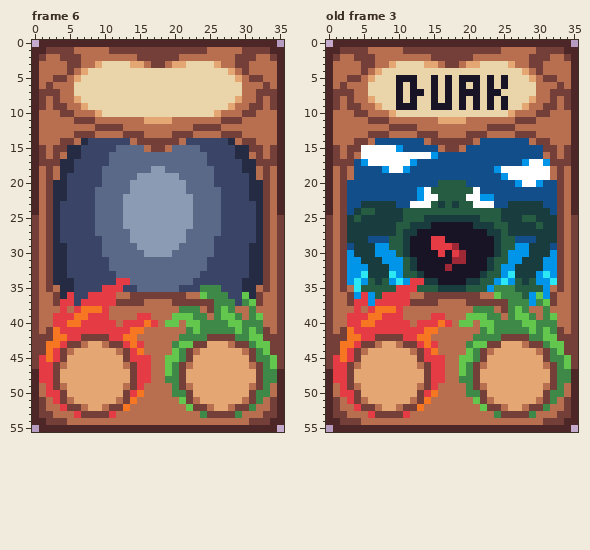
File history of a pixel-art file, assets/Sprites/cards.ase. The first picture shows the starting point.
36x56 pixels, 6 frames. Shown: frame 6, old frame 3. The commit also changed other frames, which this record leaves out.
Once edited:
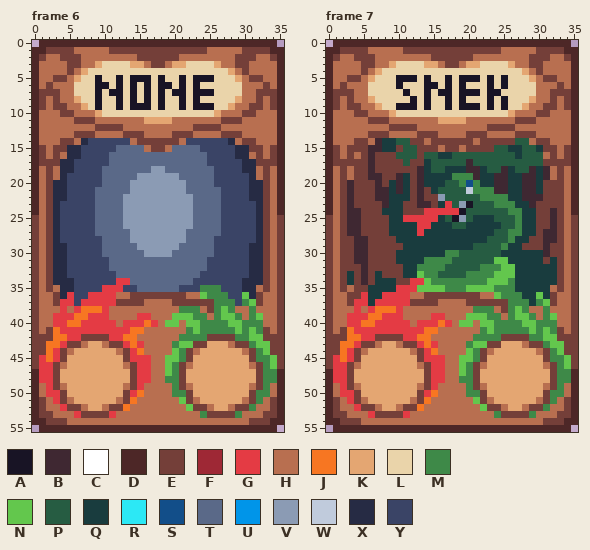
Palette (. is transparent): A #181425  B #3f2832  C #ffffff  D #4d2727  E #743f39  F #9e2835  G #e43b44  H #b86f50  J #f77622  K #e4a672  L #ead4aa  M #3e8948  N #63c74d  P #265c42  Q #193c3e  R #2ce8f5  S #124e89  T #5a6988  U #0095e9  V #8b9bb4  W #c0cbdc  X #262b44  Y #3a4466
A new or re-ordered frame is compared with the old frame closest to it.
The edit:
frames 6 -> 7
--- frame 6, layer "Layer 3"
@@ x 7..27 @@
  4 KLLLLLLLLLLLLLLLLLLLL
- 5 LLLLLLLLLLLLLLLLLLLLL
- 6 LLLLLLLLLLLLLLLLLLLLL
- 7 LLLLLLLLLLLLLLLLLLLLL
- 8 LLLLLLLLLLLLLLLLLLLLL
- 9 KLLLLLLLLLLLLLLLLLLLL
+ 5 LLALLALAAALALLALAAALL
+ 6 LLAALALALALAALALALLLL
+ 7 LLALAALALALALAALAAALL
+ 8 LLALLALALALALLALALLLL
+ 9 KLALLALAAALALLALAAALL
 10 HHKLLLLLLLLLLLLLLLLKH
--- frame 7 is new; against old frame 3, layers "Layer 3", "Layer 2"
@@ x 8..23 @@
  4 LLLLLLLLLLLLLLLL
- 5 LLAAALLALALAAALA
- 6 LLALALLALALALALA
- 7 LLALAALALALAAALA
- 8 LLALALLALALALALA
- 9 LLAAALLAAALALALA
+ 5 LLAAALALLALAAALA
+ 6 LLALLLAALALALLLA
+ 7 LLLALLALAALAAALA
+ 8 LLLLALALLALALLLA
+ 9 LLAAALALLALAAALA
 10 HKLLLLLLLLLLLLLL
@@ x 0..35 @@
 13 DHHHHHEEEHHHHEEEHHHHEEEHHHHEEEHHHHHD
-14 DHHHEEHSSSSSSSHEEEEEEHSSSSSSSHEEHHHD
-15 DEHEECCCCCUSSSSSHEEHSSSSSSSSSSSEEHED
-16 DEHEHCCCCCCCCCCUSSSSSSSSSSSSSSSHEHED
-17 DEEESUCCCCCCUSSSSSSSSSSSSSSSUCCUEEED
-18 DHEHSSSSUCCUSSSSSSSSSSSSUCCCCCCCHEHD
-19 DHEHSSSSSSSSSSSSSSSSSSSSSUCCCCCCHEHD
-20 DHESSSSSSSSSSSSSPPPPSSSSSSSUCCUSSEHD
-21 DHESSSSSSSSSSUCPPPPPPCSSSSSSSSSSSEHD
-22 DHESSSSSSSSSSUCCPPPPCCUUSSSSSSSSSEHD
-23 DHESSQQQQQSSCCCPQPQPPCCCSSQQQQQSSEHD
-24 DHESQPPQQQQPPPPPPPPPPPPPPQQQQQQQSEHD
-25 EHEQPQQQQQQPPPQQQQQQQQPPPQQQPPQQQEHE
-26 EHEQQQQQQQPPQQQAAAAAAQQQPPQQQQPQQEHE
-27 EHEQQQQQQQPQQAAAAAAAAAAQQPQQQQQQQEHE
-28 EHEQQQSSSPPQAAAGGAAAAAAAQPPSSSQQQEHE
-29 EHESQQQUUPPQAAAGGGFAAAAAQPPUUQQQSEHE
-30 EHEUQQQUUUPQAAAAGAGFAAAAQPUUUQQQUEHE
-31 EHEUUQQQUUUPQAAAAAFFAAAQPPUUQQQUUEHE
-32 EHEUUUQQQUUPQAAAAFAAAAAQPUUQQQQUUEHE
-33 EHEUURQQQRUPPQAAAAAAAAQPPURQQQURUEHE
-34 EHEURUPQPURUGGQQAAAAQQPPURUPQPUUREHE
-35 EHEHRPPPPPGGGPPPQQQQPPPUMMMPPPPUHEHE
-36 EHHEUGUPGGGGHHEEEEEEEEHHNMMMPUNUEHHE
-37 EHHEGGUGGGGGEEEEHHHHEEEEEEMMMUMNEHHE
+14 DHHHEEHBQQPPEEHEEEEEEHEEEEEPPHEEHHHD
+15 DEHEEEBBQQEPPEEEHEEHEEEEPPQQPPQEEHED
+16 DEHEHEBEEEPPPEPPQQPPPPPPPPPQPPPHEHED
+17 DEEEEEBEEEEPEEQPPPPPBPPPPPPPPPPEEEED
+18 DHEHEEBEEEEEEBQPPQQQBBQPPBQPPBQBHEHD
+19 DHEHEEBBEEBQEBQQQQMMMBQQBBQQBBQBHEHD
+20 DHEBEEEBEQBQEBQQQPPMSMQQBBQQBBQEEEHD
+21 DHEBEEEBBQBQEBEQPPPPWMMMBBQQBBQEEEHD
+22 DHEBEEEBBQQQEBEEVPPPPPMMMMQQBBBEEEHD
+23 DHEBEEEEBQQEEBBEQGPVAPPPMMMQQBEEEEHD
+24 DHEBBEEEQQQEEEGGGGGAPPPPPPMMQQEEBEHD
+25 EHEBBEEEEQQGGGGGQPAVPQQQPPPMQQEEBEHE
+26 EHEBBEEEEQQQQGGQQQPPQQQQQPPMQQEEBEHE
+27 EHEBBEEEEQQQQGQQQQQQQQQQPPMMQQEBBEHE
+28 EHEEBBEEEEQQQQQQQQQQQQQPPPMQQEEBBEHE
+29 EHEEBBEEEEEQQQQQQQQQQPPPPMQQEEEBEEHE
+30 EHEEBBEEEEQQQQQQQMMPPPPPPQQQQQQBEEHE
+31 EHEEBBEEEEQQQQMMMMPPPPPPNNQQQQQEQEHE
+32 EHEEEBEEEEEQQMMMMPPPPPMMMNNQQQQQQEHE
+33 EHEQEBEQEEEQQNMMPPPPMMMMNNNQQQQQQEHE
+34 EHEQEBEQQQEEGGNMMMMMMMMNNNMQQQQQQEHE
+35 EHEHEEQQQQGGGNNNNMMMNNNNMMMQQQQQHEHE
+36 EHHEEGQQGGGGHHEEEEEEEEHHNMMMQQNQEHHE
+37 EHHEGGQGGGGGEEEEHHHHEEEEEEMMMQMNEHHE
 38 EHHHGHGJJJGHHHHHHHHHHMMMHEMNMHHMHHHE
Changed places in both pictures, as pixel boxes (x1, y1, x2, y2):
changed: (95, 75, 214, 110)
changed: (347, 75, 557, 306)
